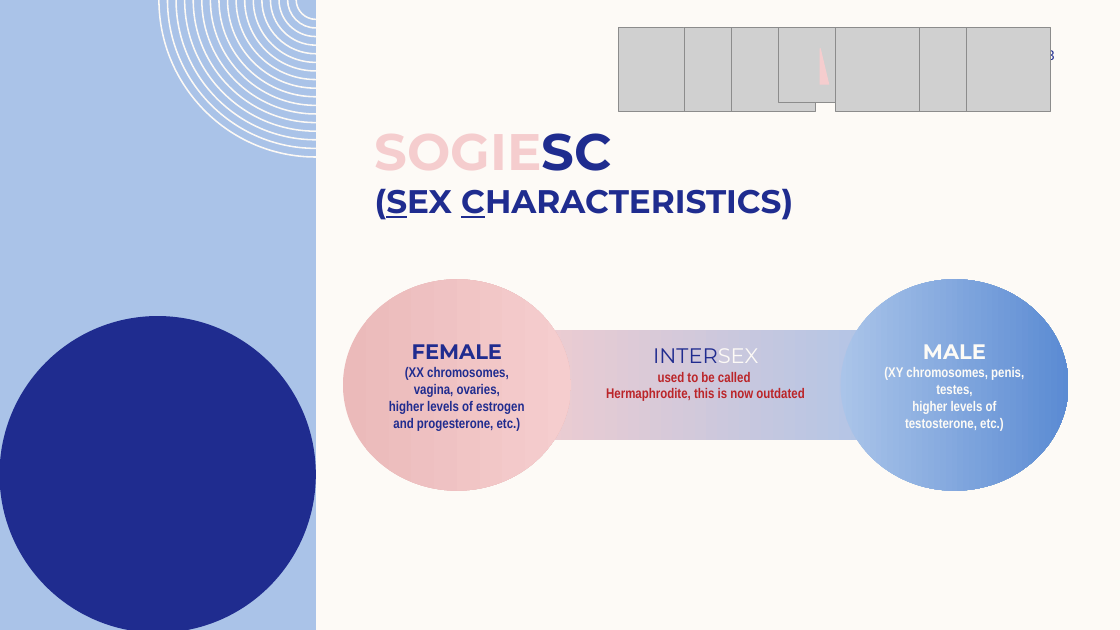
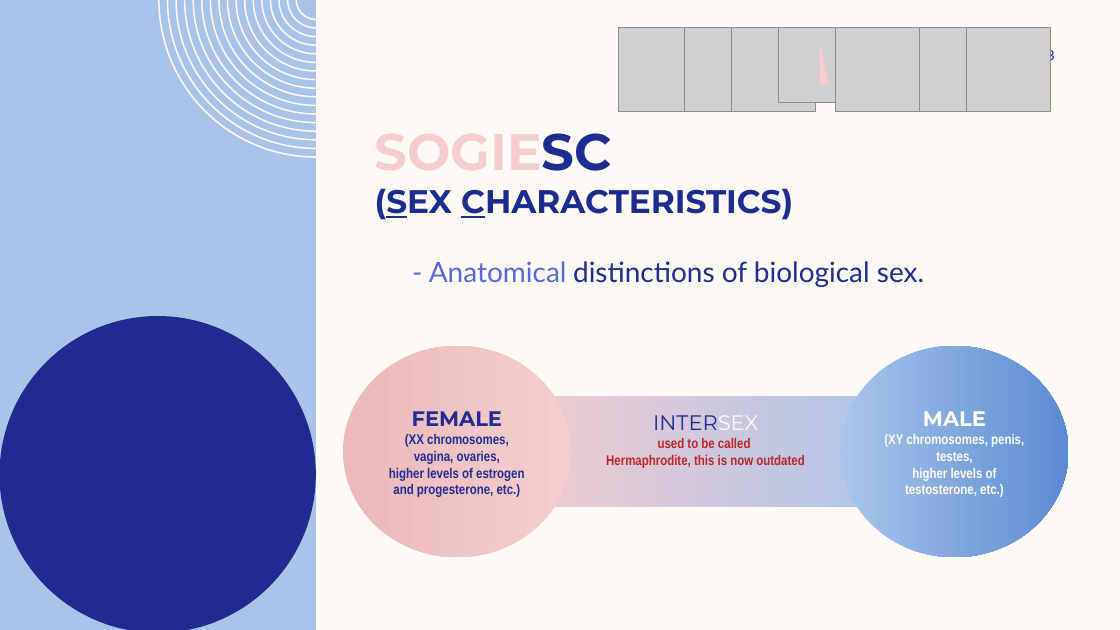
Before and after one commit to InterstellarMist/VIP-Workshop-2024, a slide deck: slide 3 of Gender Sensitivity Training/SOGIESC Workshop.pptx. Drawn at 1120x630 pixels with LibreOffice and Linux fonts; fonts in the diff are those of the drawing; grey boxes stand for pictures; background and template pictures are left out. Boxes give left, top, right and bottom in pixels: in the first picture for what was removed or moved away, otherwise in the second. Text is boxed around its words. In the diff, an @@ line names an element or a change of style, - is before the commit and + after.

```diff
--- a/Gender Sensitivity Training/SOGIESC Workshop.pptx
+++ b/Gender Sensitivity Training/SOGIESC Workshop.pptx
@@ text added at [429, 261, 924, 287], 24 pt, text #202C8F @@
+- Anatomical distinctions of biological sex.
@@ 2 ellipses, 1 math minus: place and size @@
-2 ellipses, 1 math minus at [343, 151, 1069, 619]
+2 ellipses, 1 math minus at [343, 218, 1069, 630]
```
Also in this commit, not shown: 13 other slides changed, 9 slides added.
